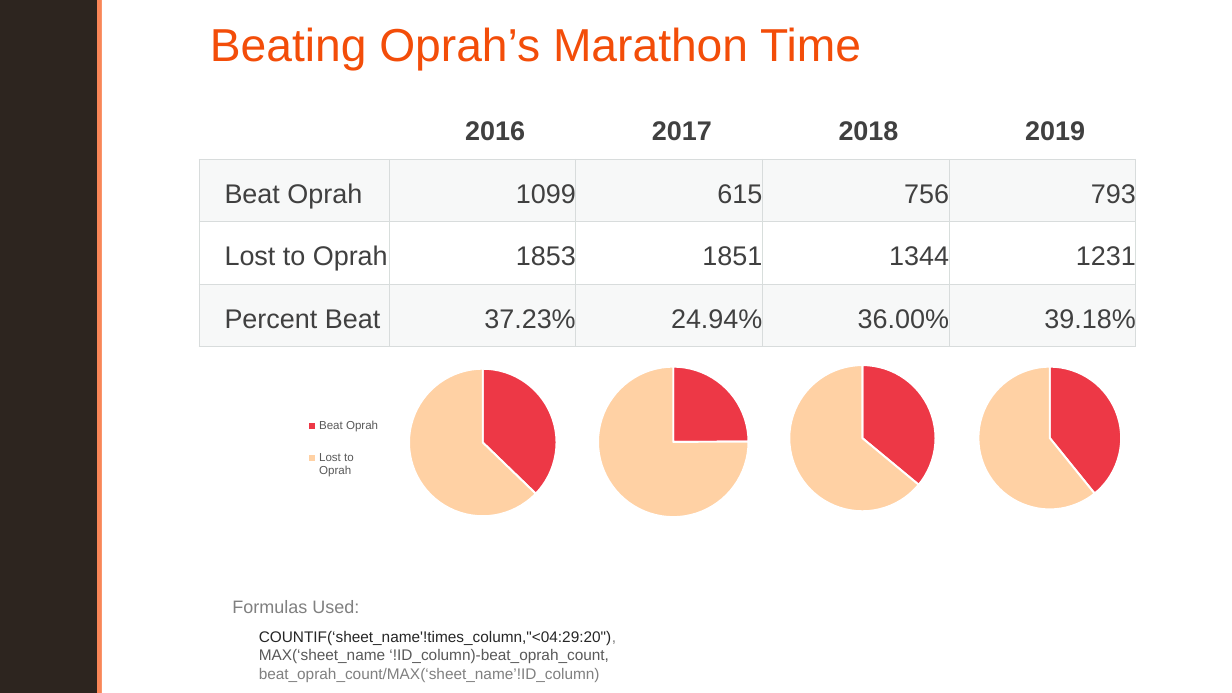
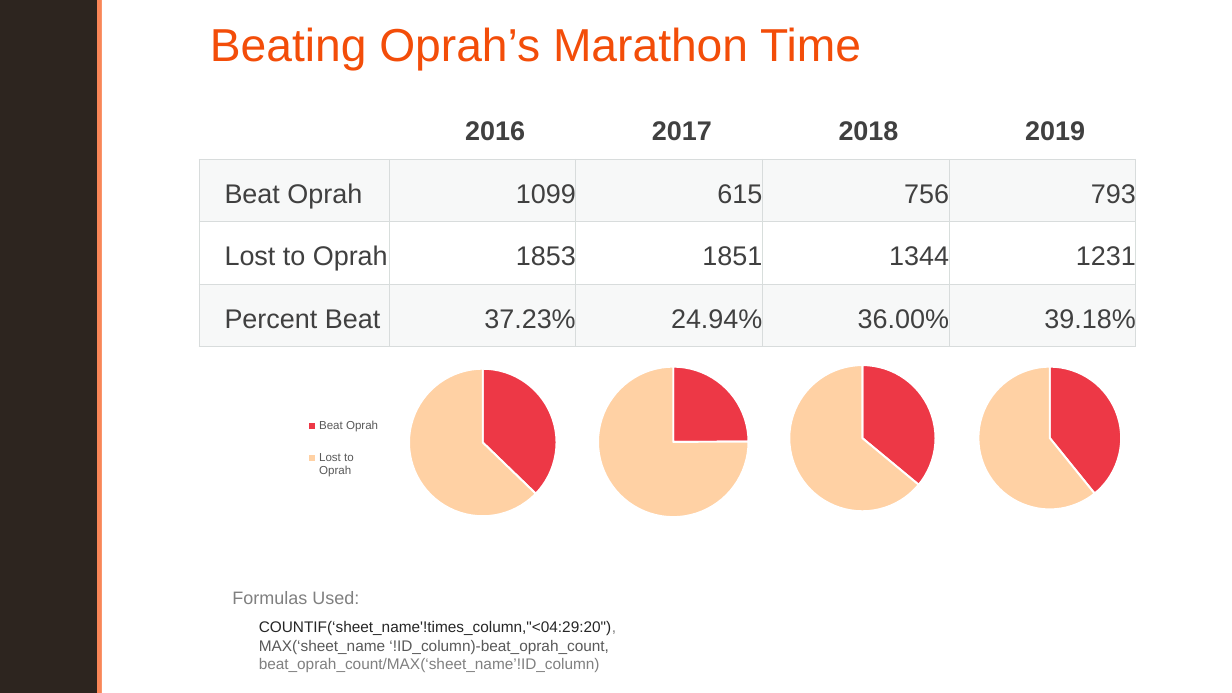
Before and after one commit to aaroncp/rock-and-roll-marathon-2, a slide deck: slide 3 of presentation.pptx. Drawn at 1232x693 pixels with LibreOffice and Linux fonts; fonts in the diff are those of the drawing; background and template pictures are left out. Boxes give left, top, right and bottom in pixels: in the first picture for what was removed or moved away, otherwise in the second. Text is boxed around its words. In the diff, an @@ line names an element or a change of style, - is before the commit and + after.

```diff
--- a/presentation.pptx
+++ b/presentation.pptx
@@ text "Formulas Used:": place and size @@
-text "Formulas Used:" at (232,600,359,613)
+text "Formulas Used:" at (232,591,359,604)
@@ text "COUNTIF(‘sheet_name'!times_column,"<04:29:20"),": place and size @@
-text "COUNTIF(‘sheet_name'!times_column,"<04:29:20")," at (259,631,616,682)
+text "COUNTIF(‘sheet_name'!times_column,"<04:29:20")," at (259,621,616,672)
```
Also in this commit, not shown: 4 other slides changed, 1 other file.
